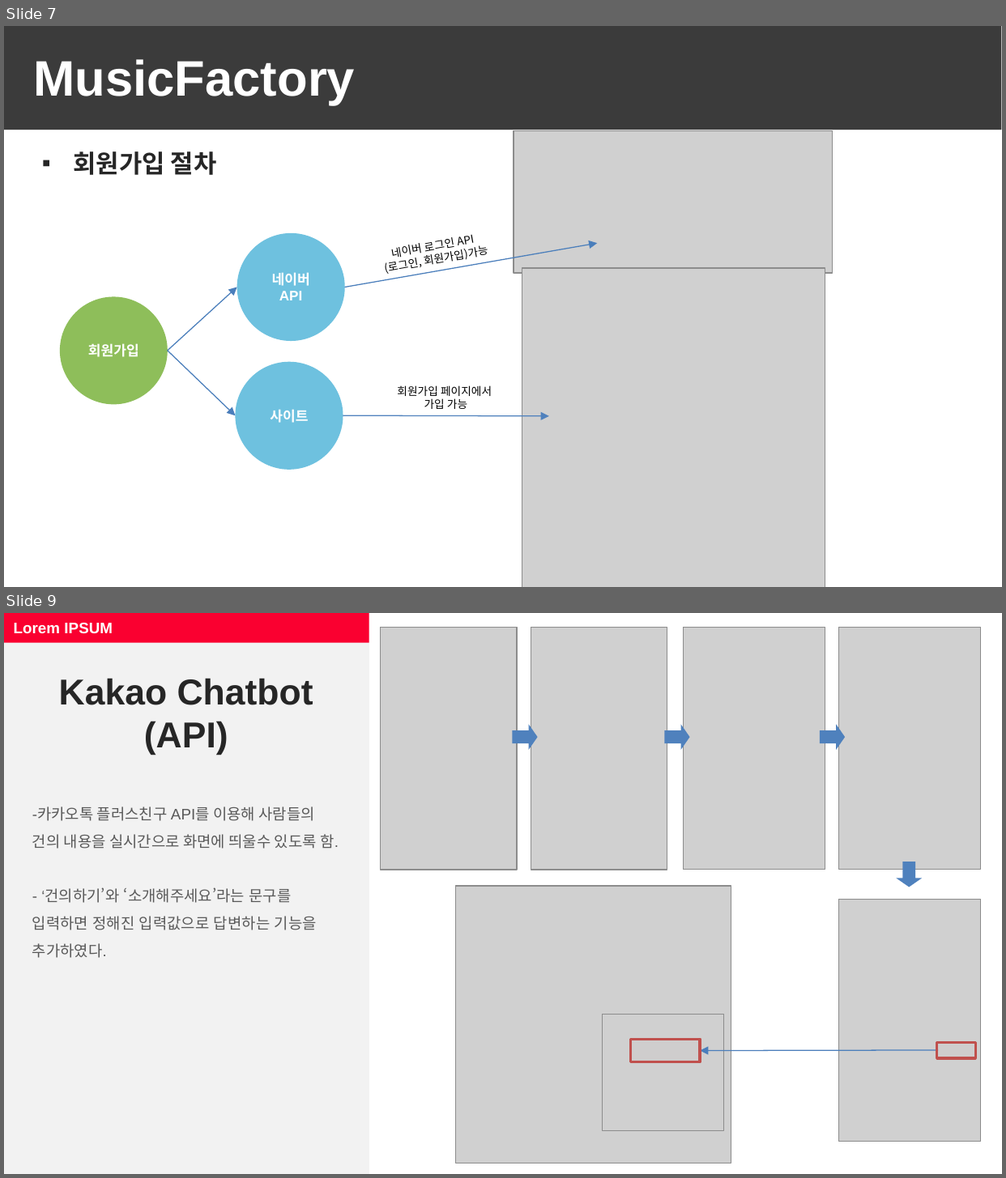
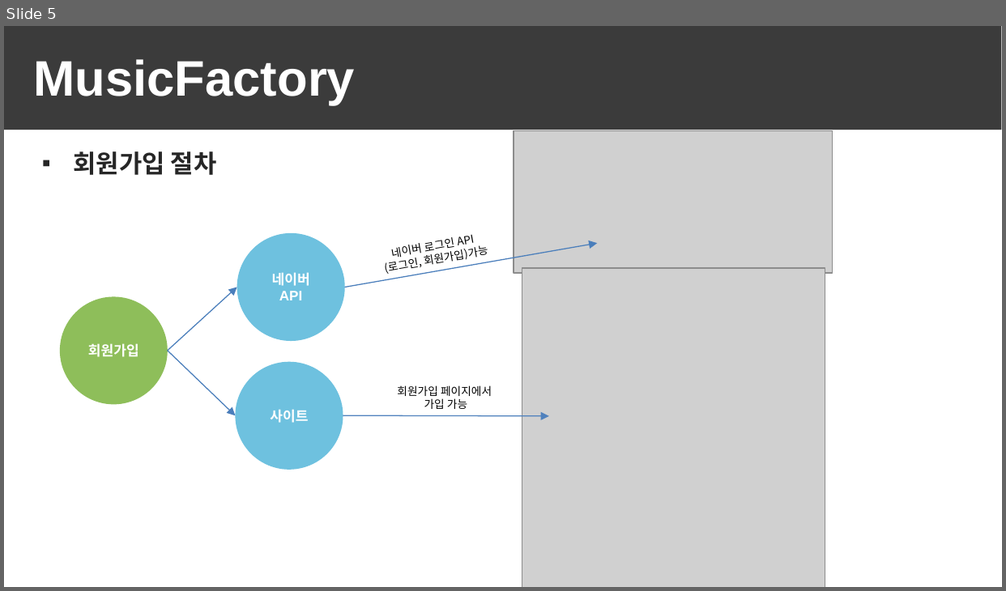
Before and after one commit to zozokjs/webapps, a slide deck: MusicFactory.pptx. Shown one above the other, each under a label of ours: slides 7 and 9 before the commit, slide 5 after it; the slides between them are not shown. The pictures are 1006x1178 and 1006x591 pixels, drawn with LibreOffice and Linux fonts; fonts in the diff are those of the drawing; grey boxes stand for pictures. Boxes give left, top, right and bottom in pixels: in the first picture for what was removed or moved away, otherwise in the second. Text is boxed around its words. In the diff, an @@ line names an element or a change of style, - is before the commit and + after.

```diff
--- a/MusicFactory.pptx
+++ b/MusicFactory.pptx
@@ slide 9 removed at [4,613,1002,1174], background #FFFFFF @@
@@ rectangle removed at [4,613,369,1174] @@
@@ rectangle removed at [4,613,368,643] @@
-Lorem IPSUM
@@ picture removed at [380,627,517,870] @@
@@ picture removed at [530,627,667,870] @@
@@ picture removed at [684,627,825,870] @@
@@ picture removed at [838,627,980,870] @@
@@ text removed at [59,678,313,755] @@
-Kakao Chatbot
-(API)
@@ right arrow removed at [512,724,537,750] @@
@@ right arrow removed at [665,724,689,750] @@
@@ right arrow removed at [820,724,844,750] @@
@@ text removed at [32,807,339,958] @@
--카카오톡 플러스친구 API를 이용해 사람들의 건의 내용을 실시간으로 화면에 띄울수 있도록 함.
-- ‘건의하기’와 ‘소개해주세요’라는 문구를 입력하면 정해진 입력값으로 답변하는 기능을 추가하였다.
@@ right arrow removed at [896,862,922,887] @@
@@ picture removed at [455,887,731,1164] @@
@@ picture removed at [839,900,981,1142] @@
@@ picture removed at [602,1014,723,1131] @@
@@ rectangle removed at [631,1039,701,1062] @@
@@ rectangle removed at [937,1042,976,1058] @@
@@ arrow removed from (938, 1050) to (700, 1051) @@
@@ what was slide 7 is now slide 5 @@
```
Also in this commit, not shown: 10 slides changed, 1 slide added, 2 other slides removed.
